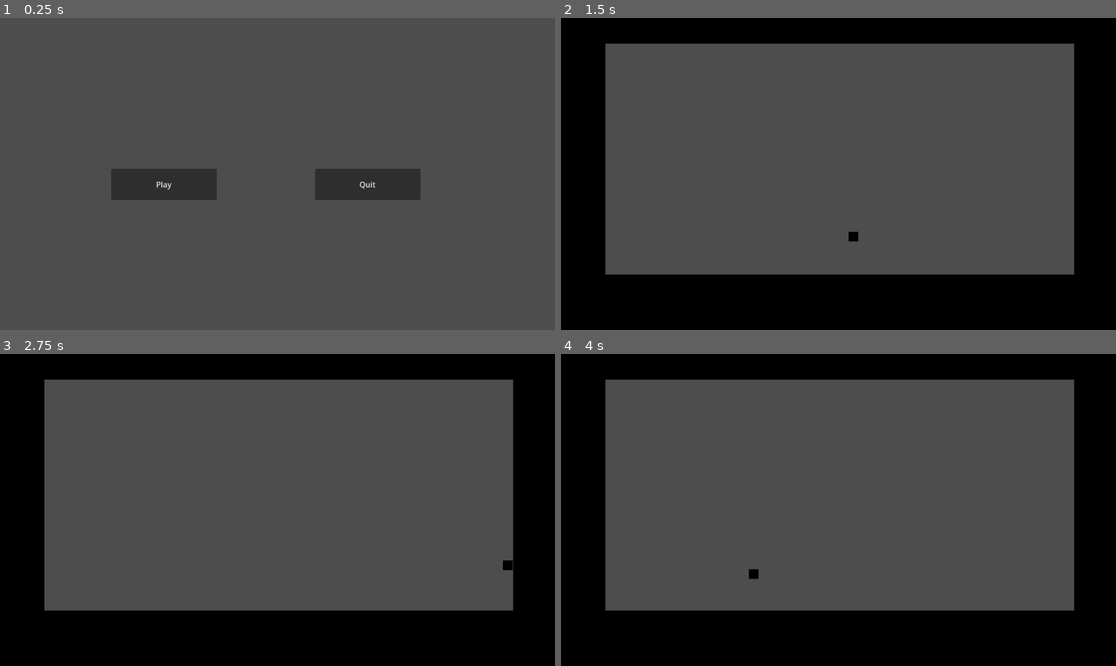
Above: before the commit, frames 1-4 (two rows, left to right).
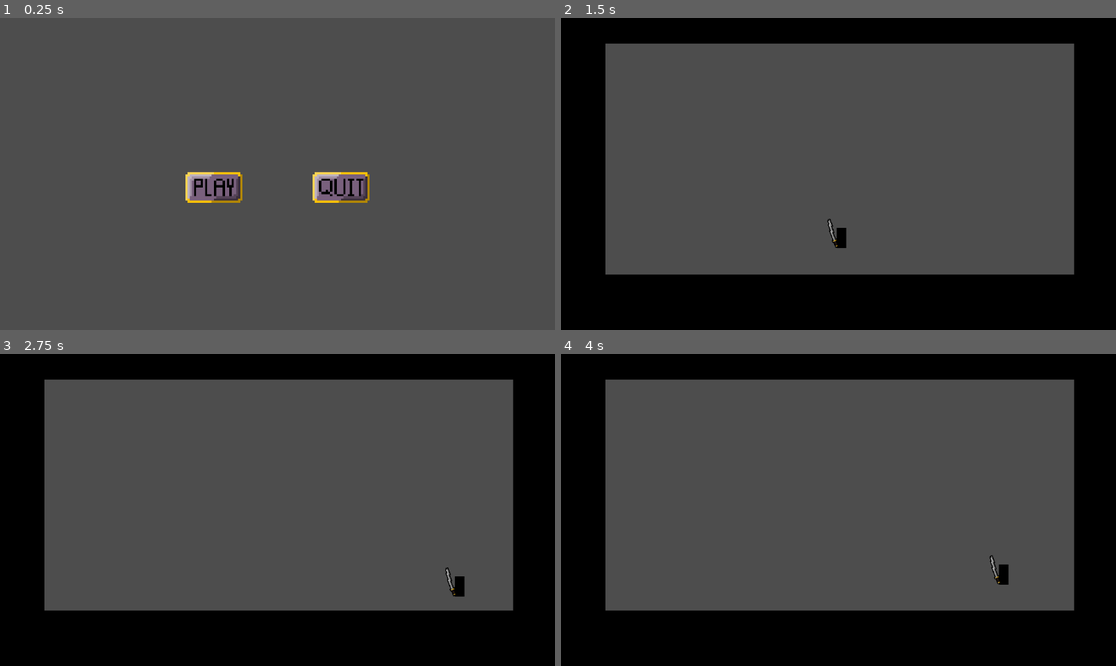
Above: after the commit, the same moments.

Repository: EightLimbed/Swordfighting-Game
Game: Godot game, scene res://Scenes/main.tscn
Same seed, same stepped clock (60 frames per second), same inputs: the game is played once before the commit and once after it.
Inputs (mouse positions are in pixels of both pictures, inside the frame that each line leads up to; where the layout moved, square brackets give the same spot in the first picture):
- Up to frame 1 (0.25 s): no input
- Up to frame 2 (1.5 s): click (777, 186) [727, 183] at 0.5 s; tap Enter (ui_accept) at 1.25 s; hold Right (ui_right) from 1.28 s (still down)
- Up to frame 3 (2.75 s): keep holding Right (ui_right); tap Enter (ui_accept) at 1.52, 2.27 s
- Up to frame 4 (4 s): release Right (ui_right) at 2.78 s; hold Left (ui_left) 2.78-3.53 s; hold Right (ui_right) from 3.53 s (still down); tap Enter (ui_accept) at 3.77 s

The runs differ from the first frame. In frame 1, 4.2% of the frame differs, in the area x 20-76%, y 48-60%; in frame 2, 0.2%; in frame 3, 0.2%; in frame 4, 0.2%.

Commit message:
made basic player with katana

Diff:
--- a/Sword Fighting Game/Player/Player.tscn
+++ b/Sword Fighting Game/Player/Player.tscn
@@ -1,8 +1,10 @@
-[gd_scene load_steps=5 format=3 uid="uid://bb2x6uaqvseop"]
+[gd_scene load_steps=6 format=3 uid="uid://bb2x6uaqvseop"]
 
 [ext_resource type="Script" path="res://src/Player.gd" id="1_kcmur"]
+[ext_resource type="Texture2D" uid="uid://dqvqphmhgn7ss" path="res://Sprites/katana2.png" id="2_1p52m"]
 
 [sub_resource type="RectangleShape2D" id="RectangleShape2D_a46tc"]
+size = Vector2(20, 42)
 
 [sub_resource type="Gradient" id="Gradient_80saw"]
 
@@ -17,6 +19,12 @@
 [node name="CollisionShape2D" type="CollisionShape2D" parent="."]
 shape = SubResource("RectangleShape2D_a46tc")
 
-[node name="Sprite2D" type="Sprite2D" parent="."]
-scale = Vector2(20, 20)
+[node name="Sprite" type="Sprite2D" parent="."]
+scale = Vector2(20, 42)
 texture = SubResource("GradientTexture2D_udrm8")
+
+[node name="Katana" type="Sprite2D" parent="."]
+position = Vector2(-20, -9)
+rotation = -0.361852
+scale = Vector2(0.05, 0.05)
+texture = ExtResource("2_1p52m")
--- a/Sword Fighting Game/Scenes/main.tscn
+++ b/Sword Fighting Game/Scenes/main.tscn
@@ -1,23 +1,29 @@
-[gd_scene load_steps=2 format=3 uid="uid://c20x15b8qkup7"]
+[gd_scene load_steps=4 format=3 uid="uid://c20x15b8qkup7"]
 
 [ext_resource type="Script" path="res://src/main.gd" id="1_mbj70"]
+[ext_resource type="Texture2D" uid="uid://eptdhqwv5wwa" path="res://Sprites/Play_Button.png" id="2_7up7n"]
+[ext_resource type="Texture2D" uid="uid://c1j2lt11w40fl" path="res://Sprites/Quit_Button.png" id="3_358cq"]
 
 [node name="Main" type="Node2D"]
 script = ExtResource("1_mbj70")
 
-[node name="Play" type="Button" parent="."]
-offset_left = 231.0
-offset_top = 313.0
-offset_right = 450.0
-offset_bottom = 378.0
-text = "Play"
+[node name="Play" type="TextureButton" parent="."]
+offset_left = 384.0
+offset_top = 320.0
+offset_right = 504.0
+offset_bottom = 384.0
+texture_normal = ExtResource("2_7up7n")
+ignore_texture_size = true
+stretch_mode = 5
 
-[node name="Quit" type="Button" parent="."]
-offset_left = 654.0
-offset_top = 313.0
-offset_right = 873.0
-offset_bottom = 378.0
-text = "Quit"
+[node name="Quit" type="TextureButton" parent="."]
+offset_left = 648.0
+offset_top = 320.0
+offset_right = 768.0
+offset_bottom = 384.0
+texture_normal = ExtResource("3_358cq")
+ignore_texture_size = true
+stretch_mode = 5
 
 [connection signal="pressed" from="Play" to="." method="_on_play_pressed"]
 [connection signal="pressed" from="Quit" to="." method="_on_quit_pressed"]
--- a/Sword Fighting Game/project.godot
+++ b/Sword Fighting Game/project.godot
@@ -15,6 +15,10 @@
 config/features=PackedStringArray("4.1", "Mobile")
 config/icon="res://icon.svg"
 
+[physics]
+
+2d/default_gravity=1500.0
+
 [rendering]
 
 textures/canvas_textures/default_texture_filter=0
--- a/Sword Fighting Game/src/Player.gd
+++ b/Sword Fighting Game/src/Player.gd
@@ -3,8 +3,8 @@
 
 const SPEED = 60.0
 const JUMP_VELOCITY = -400.0
-const DAMPER = 50
-const AIR_DAMPER = 10
+const DAMPER = 0.8
+const AIR_DAMPER = 0.85
 
 # Get the gravity from the project settings to be synced with RigidBody nodes.
 var gravity: int = ProjectSettings.get_setting("physics/2d/default_gravity")
@@ -24,6 +24,6 @@
 	var direction := Input.get_axis("ui_left", "ui_right")
 	if direction:
 		velocity.x += direction * SPEED
-	velocity.x = move_toward(velocity.x, 0, DAMPER if is_on_floor() else AIR_DAMPER)
+	velocity.x = velocity.x * DAMPER if is_on_floor() else velocity.x * AIR_DAMPER
 
 	move_and_slide()
Binary file added: Sword Fighting Game/Sprites/Play_Button.png
Not shown, added: Sword Fighting Game/Sprites/Play_Button.png.import
Binary file added: Sword Fighting Game/Sprites/Quit_Button.png
Not shown, added: Sword Fighting Game/Sprites/Quit_Button.png.import
Binary file added: Sword Fighting Game/Sprites/katana2.png
Not shown, added: Sword Fighting Game/Sprites/katana2.png.import
